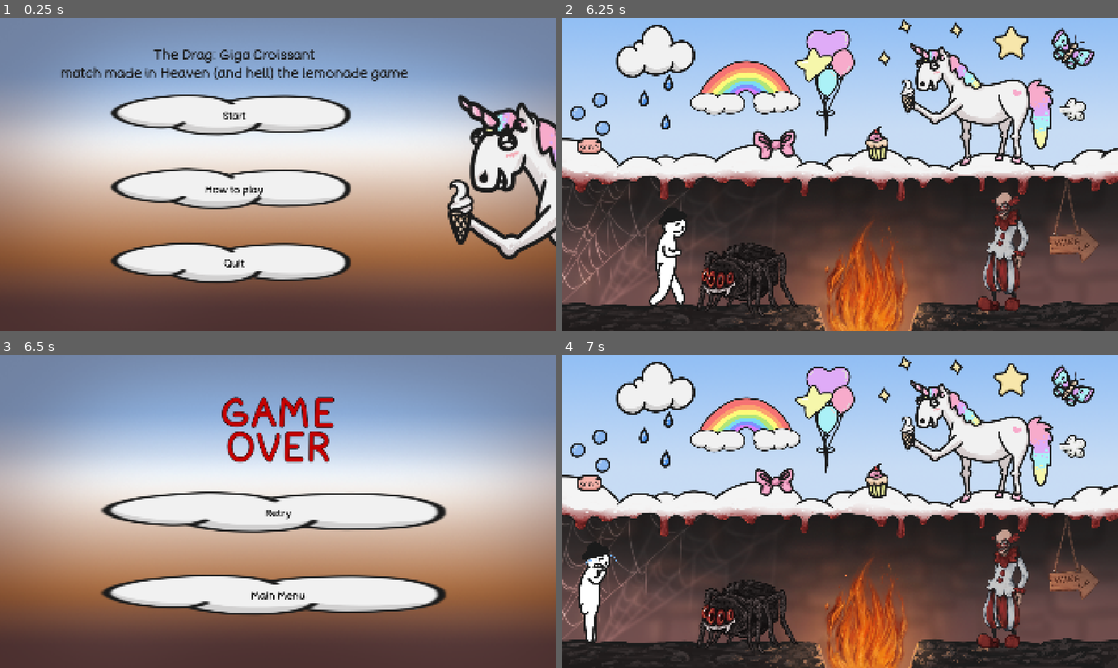
Above: before the commit, frames 1-4 (two rows, left to right).
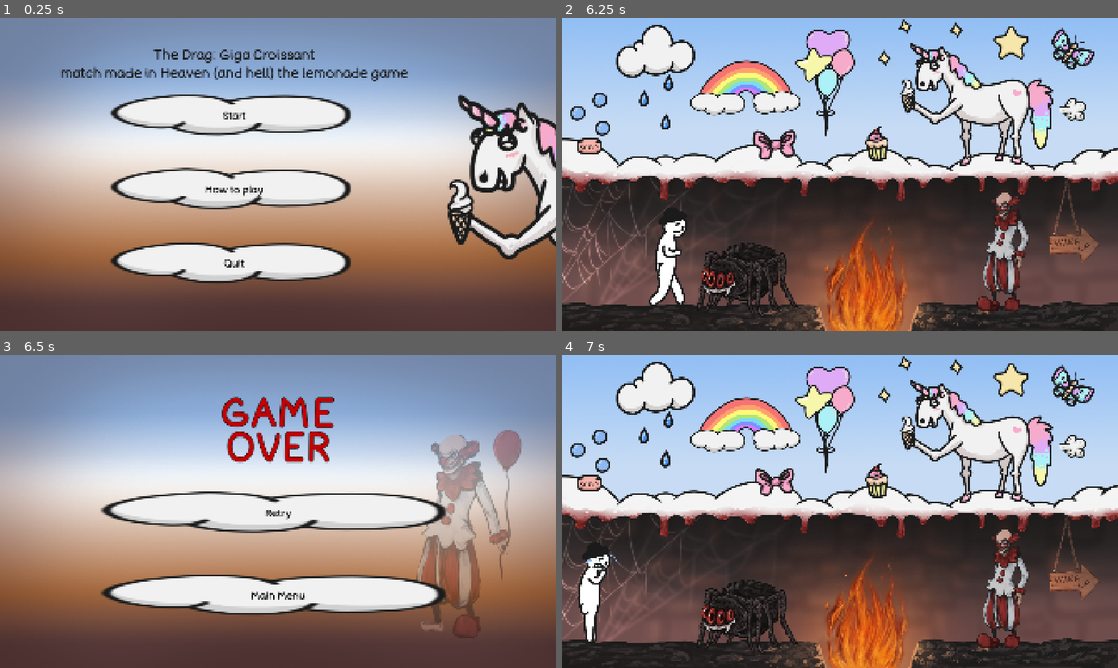
Above: after the commit, the same moments.

Repository: myryk31415/bimm-game-jam
Game: Godot game, scene res://scenes/main_menu.tscn
Same seed, same stepped clock (60 frames per second), same inputs: the game is played once before the commit and once after it. The engine's default icon, where the game draws it, is replaced by a stand-in: a white triangle on a blue panel in a dark square. Sound files missing from this copy of the repository are replaced by a short silence.
Inputs (mouse positions are in pixels of both pictures, inside the frame that each line leads up to):
- Up to frame 1 (0.25 s): no input
- Up to frame 2 (6.25 s): click "Start" at 0.5 s; tap Enter (ui_accept) at 1.25, 2, 3.5 s; move the mouse to (962, 158) at 1.27 s; hold Right (right) 1.28-2 s; tap C (flip) every 1.5 s from 1.35 to 5.85 s; click (962, 158) at 1.42 s; tap Space (jump) at 1.52, 4.52 s; drag from (728, 190) to (812, 237) at 2.02 s; move the mouse to (895, 105) at 2.77 s; hold Left (left) 2.78-3.5 s; drag from (812, 237) to (673, 127) at 3.52 s; move the mouse to (1006, 221) at 4.27 s; hold Right (right) 4.28-5 s; drag from (745, 280) to (990, 302) at 5.02 s; move the mouse to (979, 105) at 5.77 s; hold Right (right) from 5.78 s (still down); click (979, 105) at 5.92 s
- Up to frame 3 (6.5 s): keep holding Right (right)
- Up to frame 4 (7 s): release Right (right) at 6.5 s; click "Retry" at 6.5 s

Frames 1-2 are identical in both runs. In frame 3, 4.5% of the frame differs, in the area x 74-94%, y 24-91%; in frame 4, nothing differs.

Commit message:
add clown to game over screen
Signed-off-by: Paul Adam <adamp@posteo.de>

Diff:
--- a/scenes/game_over.tscn
+++ b/scenes/game_over.tscn
@@ -4,6 +4,7 @@
 [ext_resource type="Texture2D" uid="uid://cqrehyiiritor" path="res://assets/ElinAssets/backgroundmenu.png" id="2_racf3"]
 [ext_resource type="PackedScene" uid="uid://dmx6dhbik3uim" path="res://scenes/cloud_button.tscn" id="2_wqhvx"]
 [ext_resource type="FontFile" uid="uid://xvbyh1xnwmd0" path="res://assets/Fonts/BadComic-Regular.ttf" id="3_7m3ot"]
+[ext_resource type="Texture2D" uid="uid://dr8kiu4tktraj" path="res://assets/ElinAssets/ClownBalloon.png" id="3_v3hpu"]
 
 [node name="GameOver" type="CanvasLayer" unique_id=1098373884]
 script = ExtResource("1_xeevv")
@@ -21,6 +22,12 @@
 offset_right = 40.0
 offset_bottom = 40.0
 texture = ExtResource("2_racf3")
+
+[node name="ClownBalloon" type="Sprite2D" parent="ColorRect" unique_id=1648591234]
+self_modulate = Color(1, 1, 1, 0.41960785)
+position = Vector2(1600, 620)
+scale = Vector2(1.719, 1.719)
+texture = ExtResource("3_v3hpu")
 
 [node name="MarginContainer" type="MarginContainer" parent="ColorRect" unique_id=178211008]
 layout_mode = 1
